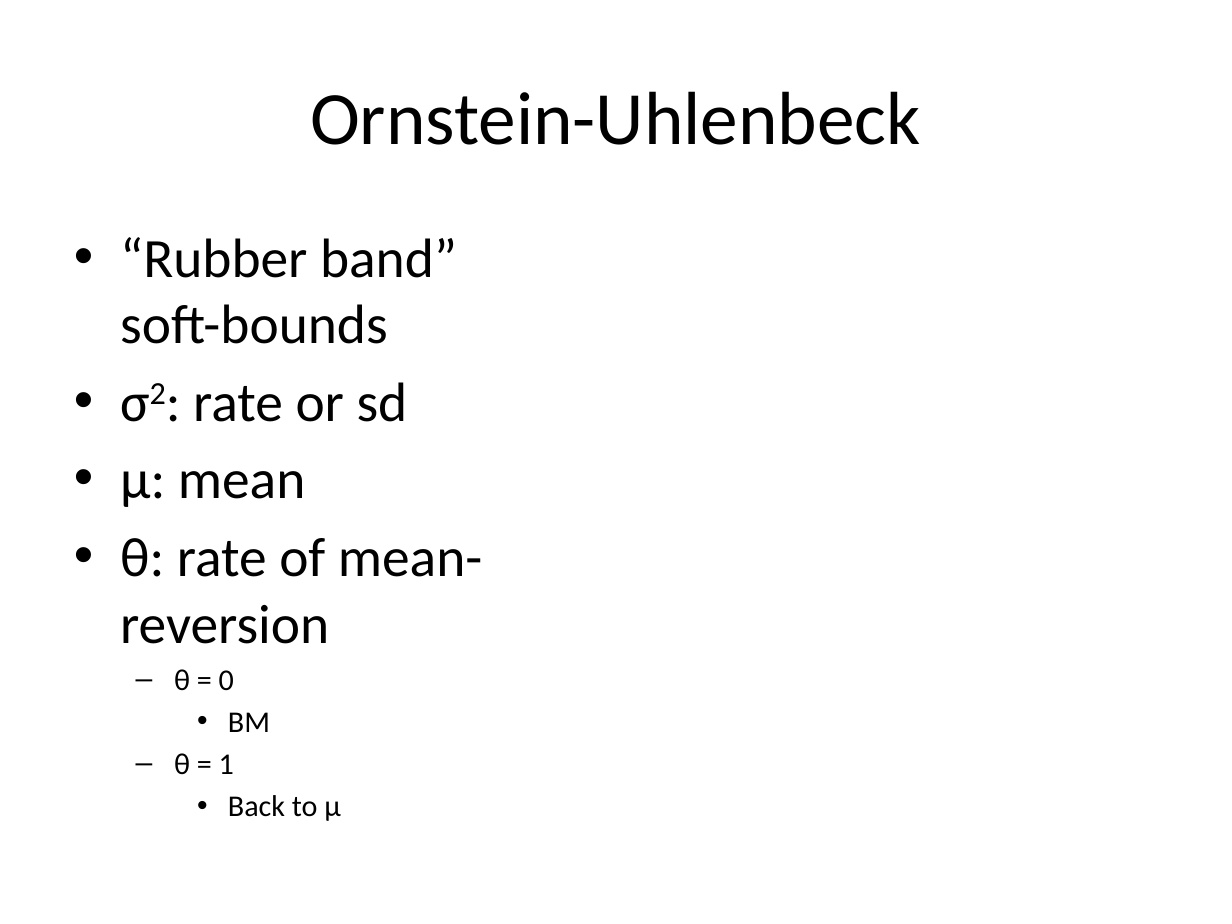
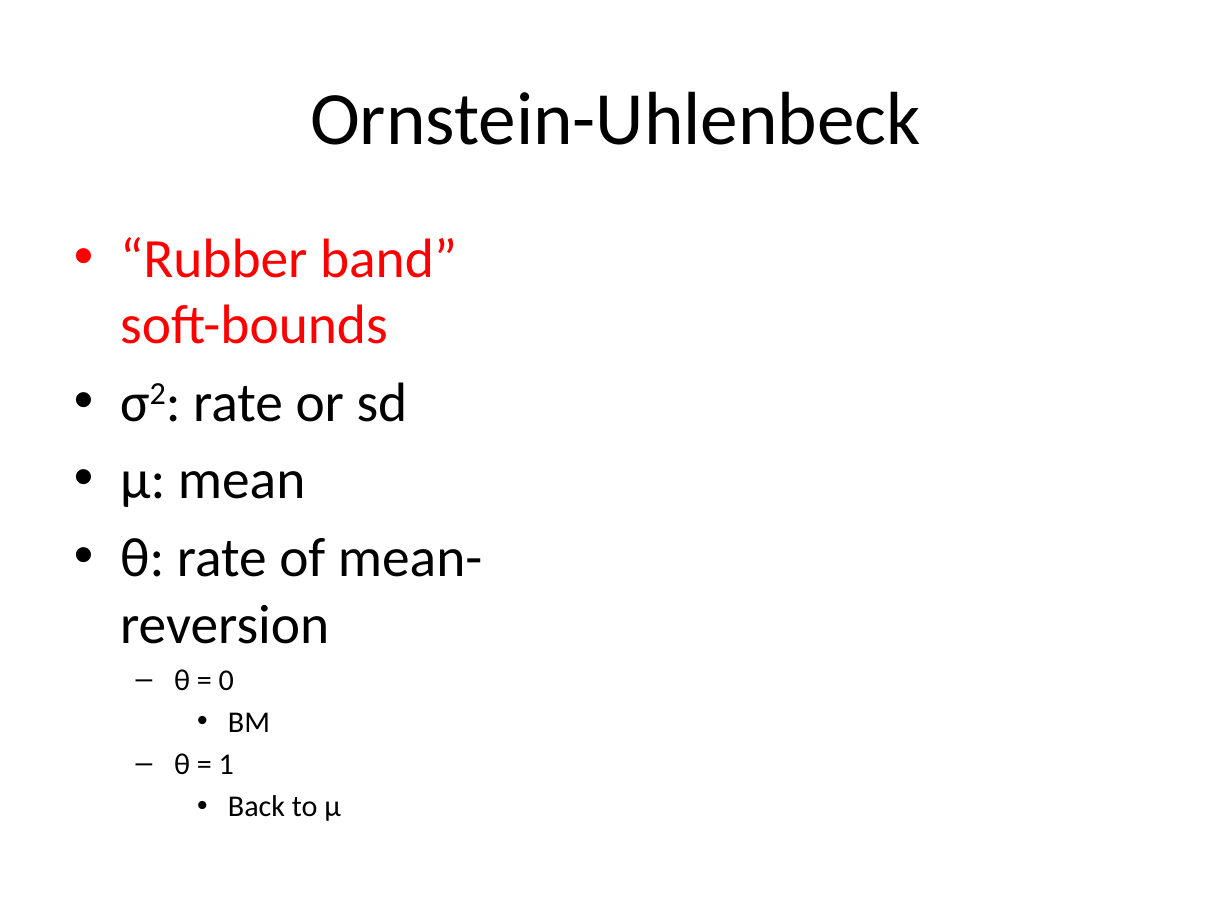
Before and after one commit to jonchang/brownian-bottlenecks, a slide deck: slide 6 of bottleneck_pres.pptx (slide 4 before the commit). Drawn at 1232x924 pixels with LibreOffice and Linux fonts; fonts in the diff are those of the drawing. Boxes give left, top, right and bottom in pixels: in the first picture for what was removed or moved away, otherwise in the second. Text is boxed around its words. In the diff, an @@ line names an element or a change of style, - is before the commit and + after.

```diff
--- a/bottleneck_pres.pptx
+++ b/bottleneck_pres.pptx
@@ text at box(120, 237, 457, 344): text colour #000000 to #FF0000 in "“Rubber band” soft-bounds" @@
```
Also in this commit, not shown: 2 other slides changed, 12 slides added, 2 slides removed.
